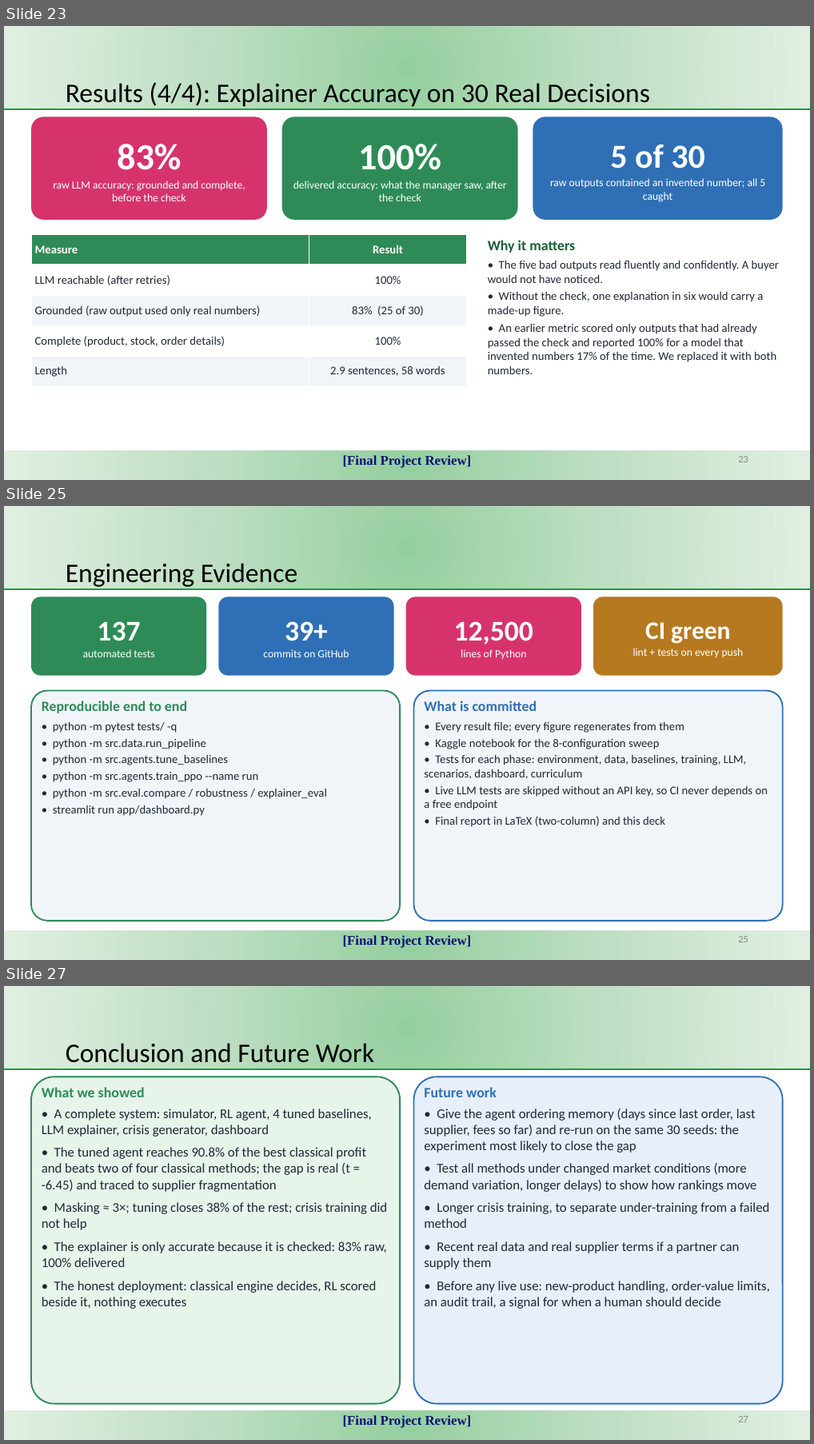
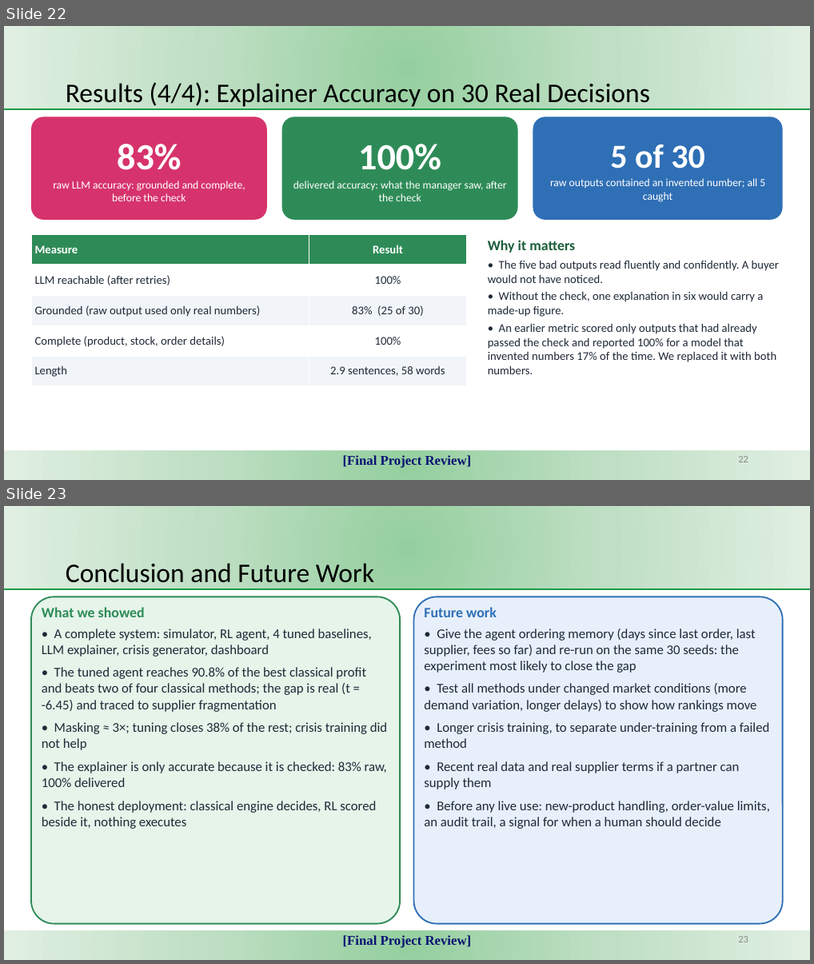
Before and after one commit to KJSK-Koushik/Supply-AI-RL-Explainable-supply-chain-Optimisation, a slide deck: reports/SupplyAI-RL_Final_Project_Review.pptx. Shown one above the other, each under a label of ours: slides 23, 25 and 27 before the commit, slides 22 and 23 after it; the slides between them are not shown. The pictures are 814x1444 and 814x964 pixels, drawn with LibreOffice and Linux fonts; fonts in the diff are those of the drawing. Boxes give left, top, right and bottom in pixels: in the first picture for what was removed or moved away, otherwise in the second. Text is boxed around its words. In the diff, an @@ line names an element or a change of style, - is before the commit and + after.

Commit message:
Final-review deck: the 25-slide version after the team's edits
Removed the data-age, error-analysis, engineering-evidence and limitations
slides, and brought the outline in line with what is left. The build script
(scripts/build_final_deck.py) still produces the longer 29-slide draft.

```diff
--- a/reports/SupplyAI-RL_Final_Project_Review.pptx
+++ b/reports/SupplyAI-RL_Final_Project_Review.pptx
@@ slide 25 removed at [4,506,810,960], background #FFFFFF @@
@@ rectangle removed at [4,506,810,589] @@
@@ title removed at [66,563,298,589] @@
-Engineering Evidence
@@ line removed from (4, 589) to (810, 589) @@
@@ rounded rectangle removed at [31,596,206,676] @@
@@ rounded rectangle removed at [218,596,394,676] @@
@@ rounded rectangle removed at [406,596,582,676] @@
@@ rounded rectangle removed at [594,596,783,676] @@
@@ text removed at [83,621,154,657] @@
-137
-automated tests
@@ text removed at [263,621,349,657] @@
-39+
-commits on GitHub
@@ text removed at [454,621,534,659] @@
-12,500
-lines of Python
@@ text removed at [634,622,744,657] @@
-CI green
-lint + tests on every push
@@ rounded rectangle removed at [31,691,400,920] @@
@@ rounded rectangle removed at [414,691,783,920] @@
@@ text removed at [42,700,327,816] @@
-Reproducible end to end
-• python -m pytest tests/ -q
-• python -m src.data.run_pipeline
-• python -m src.agents.tune_baselines
-• python -m src.agents.train_ppo --name run
-• python -m src.eval.compare / robustness / explainer_eval
-• streamlit run app/dashboard.py
@@ text removed at [424,700,768,827] @@
-What is committed
-• Every result file; every figure regenerates from them
-• Kaggle notebook for the 8-configuration sweep
-• Tests for each phase: environment, data, baselines, training, LLM, scenarios, dashboard, curriculum
-• Live LLM tests are skipped without an API key, so CI never depends on a free endpoint
-• Final report in LaTeX (two-column) and this deck
@@ rectangle removed at [4,931,810,960] @@
-[Final Project Review]
@@ page number removed at [738,936,749,942] @@
-25
@@ what was slide 23 is now slide 22 @@
@@ what was slide 27 is now slide 23 @@
@@ page number at [738,936,749,942]: text changed @@
-27
+23
```
Also in this commit, not shown: 4 slides changed, 3 other slides removed.
